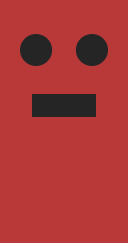
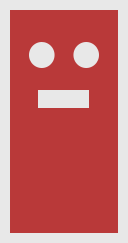
Layers edited between the first and the second 128 × 243 image:
painted on "Rectangle 1" over [32, 90, 96, 117]
painted on "Ellipse 1" over [20, 34, 108, 68]
